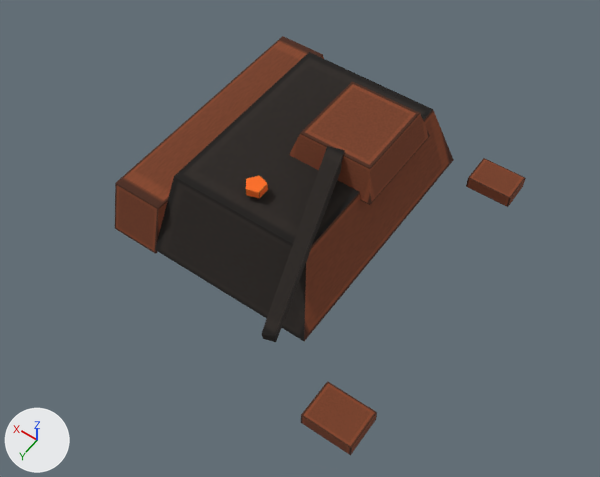
An edit to the glTF model data/models/prop_wreck.glb, drawn before and after from the same camera.
Camera for both pictures: a 50 mm camera at (-2.27, 3.31, 4.76) aimed at (-0.29, 0.54, 0.39). Arrows for +X, +Y and +Z are at lower left; the lights stay in place. The older version comes first. Vertices at exactly the same position are counted once.

The first picture shows 'hull'.
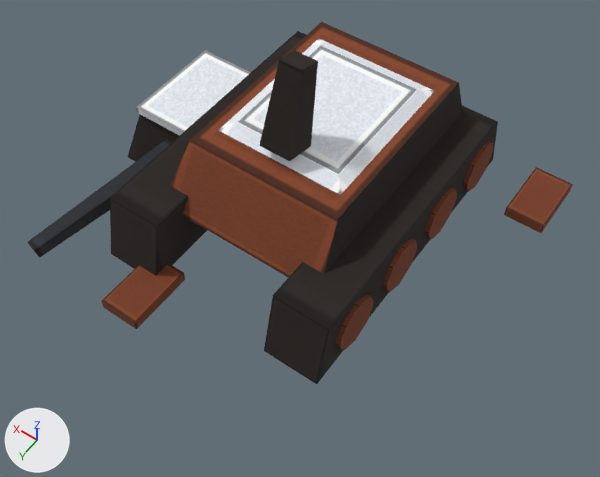
Location of each change, (x1, y1, x2, y2) in pixels of the pictures (600 x 477 px; the box of a moved part takes in the faces that stretch with it):
'hull', reshaped (33% wider, 14% shorter): before (115, 36, 526, 455); after (28, 22, 573, 384)
part 1 of me_hull, moved or reshaped: before (115, 36, 324, 254); after (264, 106, 498, 384)
part 2 of me_hull, added (brown): after (336, 294, 374, 351)
part 3 of me_hull, added (brown): after (383, 238, 418, 293)
part 4 of me_hull, added (brown): after (425, 188, 457, 240)
part 5 of me_hull, added (brown): after (464, 142, 493, 192)
part 6 of me_hull, moved or reshaped: before (289, 81, 430, 205); after (219, 39, 434, 195)
part 7 of me_hull, added: after (136, 50, 251, 136)
part 8 of me_hull, added (brown): after (102, 263, 185, 329)
part 9 of me_hull, added (brown): after (504, 167, 573, 233)
part 10 of me_hull, deleted: before (246, 175, 268, 199)
part 11 of me_hull, deleted (brown): before (466, 158, 526, 207)
part 12 of me_hull, deleted (brown): before (301, 381, 377, 455)
part 13 of me_hull, deleted: before (261, 146, 345, 342)
part 14 of me_hull, built on: before (155, 52, 454, 341); after (28, 22, 463, 278)

The change, as a list of edits to the scene's bpy script:
```text
Change me_hull:
    used by ob_hull; location = (0.0, 0.0, 0.0)
    remove me_hull.from_pydata(...)  # 66 vertices, 100 faces; spans x -1.32..1.05, y -1.2..1.46, z 0.0..0.76
    add me_hull.from_pydata(...)  # 216 vertices, 356 faces; spans x -1.51..1.45, y -1.26..1.55, z 0.01..1.52
    me_hull part 1: the loose piece of 8 vertices spanning x 0.65..1.05, y -1.2..1.0, z 0.0..0.4 is scaled about its middle by (1.05, 1.09, 1.25), then moved by (-1.53, 0.1, 0.08)
    me_hull part 2: a new loose piece, an 8-sided cylinder along x spanning x -0.92..-0.88, y 0.6..1.0, z 0.06..0.46, in mat_palette (picture img_color)
    me_hull part 3: a new loose piece, an 8-sided cylinder along x spanning x -0.92..-0.88, y 0.05..0.45, z 0.06..0.46, in mat_palette (picture img_color)
    me_hull part 4: a new loose piece, an 8-sided cylinder along x spanning x -0.92..-0.88, y -0.5..-0.1, z 0.06..0.46, in mat_palette (picture img_color)
    me_hull part 5: a new loose piece, an 8-sided cylinder along x spanning x -0.92..-0.88, y -1.05..-0.65, z 0.06..0.46, in mat_palette (picture img_color)
    me_hull part 6: the loose piece of 8 vertices spanning x -0.55..0.15, y -0.7..0.1, z 0.5..0.75 is scaled about its middle by (1.43, 1.5, 0.2), then moved by (0.2, 0.1, 0.23)
    me_hull part 7: a new loose piece, a box spanning x 0.645..1.345, y -0.471..0.329, z 0.475..0.525, in mat_palette (picture img_color)
    me_hull part 8: a new loose piece, a box spanning x 0.327..0.627, y 1.053..1.553, z 0.01..0.09, in mat_palette (picture img_color)
    me_hull part 9: a new loose piece, a box spanning x -1.51..-1.21, y -1.262..-0.762, z 0.01..0.09, in mat_palette (picture img_color)
    me_hull part 10: the loose piece of 10 vertices spanning x 0.04..0.18, y 0.42..0.58, z 0.59..0.65 is deleted
    me_hull part 11: the loose piece of 8 vertices spanning x -1.2..-0.85, y -1.1..-0.85, z 0.01..0.11 is deleted
    me_hull part 12: the loose piece of 8 vertices spanning x -1.32..-0.95, y 1.18..1.46, z 0.01..0.11 is deleted
    me_hull part 13: the loose piece of 8 vertices spanning x -0.64..-0.14, y -0.03..1.32, z 0.41..0.76 is deleted
    me_hull part 14
    8 vertices are removed from x -0.65..0.65, y -1.0..1.0, z 0.05..0.55
    12 faces are deleted
    40 vertices are added at x -0.65..1.45, y -1.2..1.55, z 0.03..1.52
    60 new faces join them
    other edits to the shape of me_hull do not show in these pictures
```
